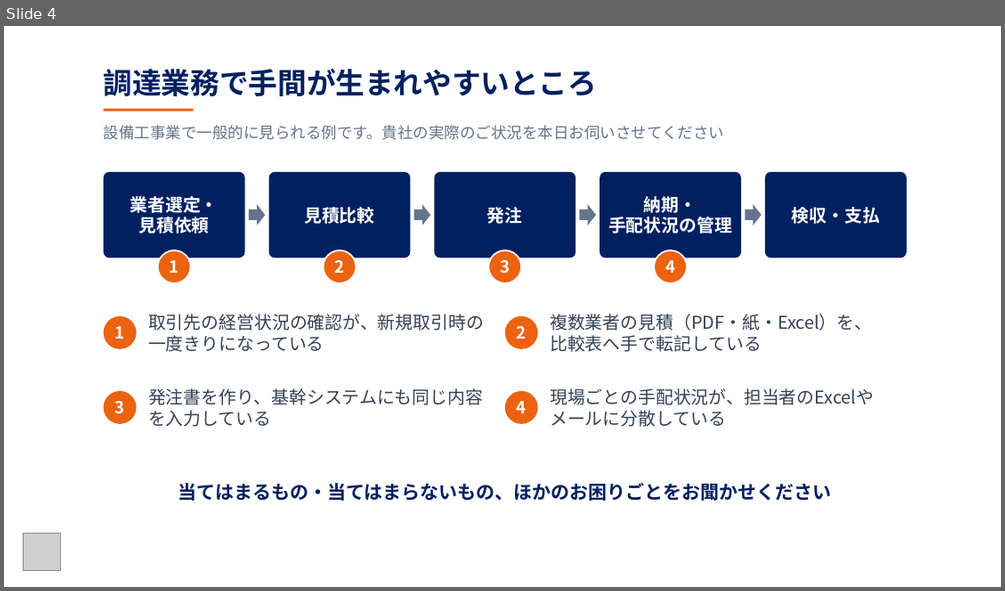
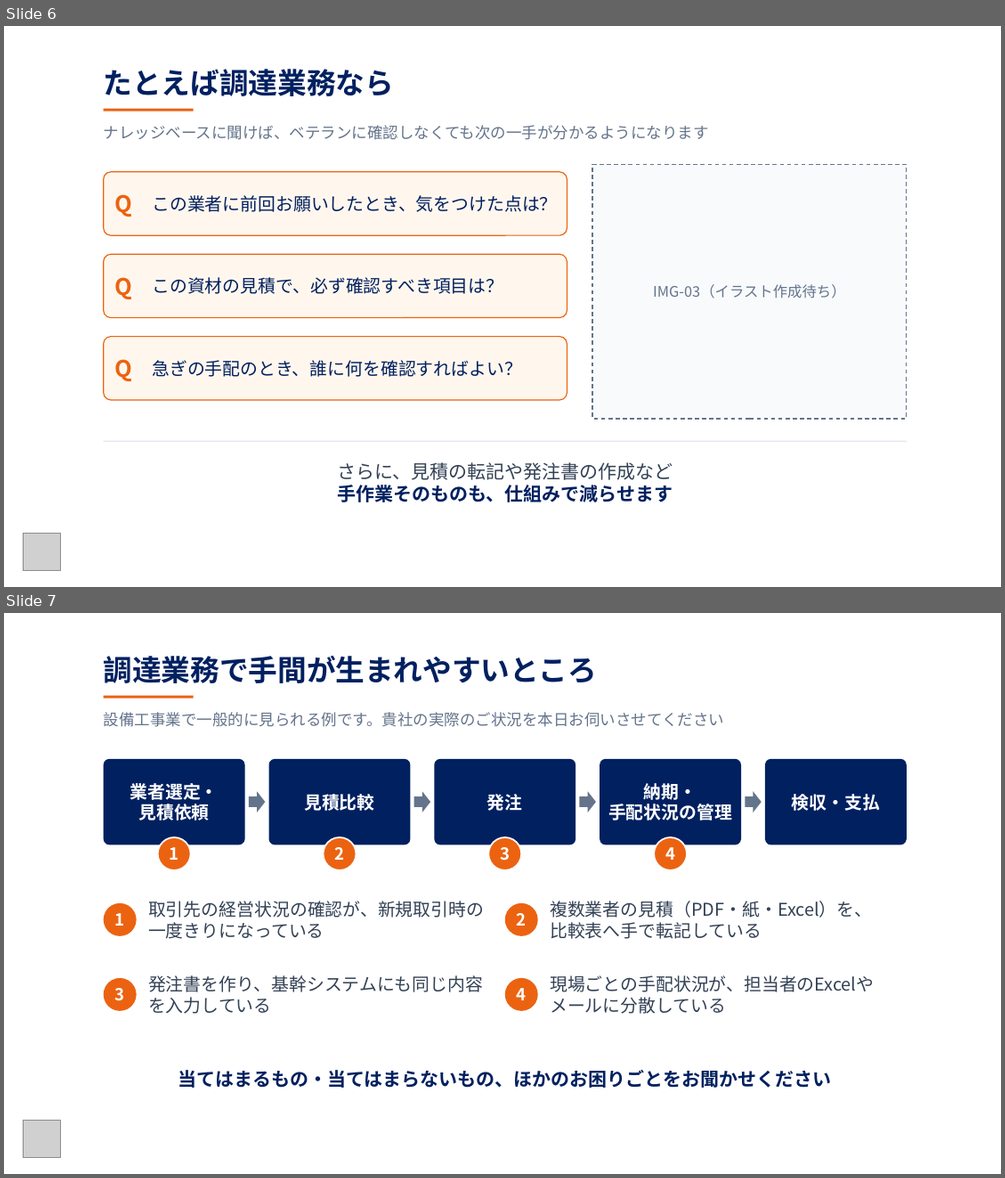
Before and after one commit to smiyagawa-code/-, a slide deck: tak-evac/outputs/TAKイーヴァック様_初回お打ち合わせ資料.pptx. Shown one above the other, each under a label of ours: slide 4 before the commit, slides 6 and 7 after it. The pictures are 1005x591 and 1005x1178 pixels, drawn with LibreOffice and Linux fonts; fonts in the diff are those of the drawing; grey boxes stand for pictures. Boxes give left, top, right and bottom in pixels: in the first picture for what was removed or moved away, otherwise in the second. Text is boxed around its words. In the diff, an @@ line names an element or a change of style, - is before the commit and + after.

```diff
--- a/tak-evac/outputs/TAKイーヴァック様_初回お打ち合わせ資料.pptx
+++ b/tak-evac/outputs/TAKイーヴァック様_初回お打ち合わせ資料.pptx
@@ slide 6 added at (4, 26, 1001, 587), background #FFFFFF @@
@@ text added at (104, 69, 394, 96), 28 pt, text #002060, bold @@
+たとえば調達業務なら
@@ line added from (104, 110) to (194, 110), #EB6311 2.5 pt @@
@@ text added at (104, 125, 709, 140), 15 pt, text #64748B @@
+ナレッジベースに聞けば、ベテランに確認しなくても次の一手が分かるようになります
@@ rounded rectangle added at (104, 172, 567, 235), fill #FFF7ED, outline #EB6311 1 pt @@
@@ rectangle added at (592, 164, 906, 418), fill #F8FAFC, outline #64748B 1 pt dashed @@
@@ text added at (114, 194, 132, 216), 22 pt, text #EB6311, bold @@
+Q
@@ text added at (152, 195, 558, 212), 17 pt, text #002060 @@
+この業者に前回お願いしたとき、気をつけた点は？
@@ rounded rectangle added at (104, 254, 567, 318), fill #FFF7ED, outline #EB6311 1 pt @@
@@ text added at (114, 277, 132, 299), 22 pt, text #EB6311, bold @@
+Q
@@ text added at (152, 277, 503, 294), 17 pt, text #002060 @@
+この資材の見積で、必ず確認すべき項目は？
@@ text added at (653, 284, 846, 298), 14 pt, text #64748B @@
+IMG-03（イラスト作成待ち）
@@ rounded rectangle added at (104, 337, 567, 400), fill #FFF7ED, outline #EB6311 1 pt @@
@@ text added at (114, 359, 132, 381), 22 pt, text #EB6311, bold @@
+Q
@@ text added at (152, 360, 522, 377), 17 pt, text #002060 @@
+急ぎの手配のとき、誰に何を確認すればよい？
@@ line added from (104, 441) to (906, 441), #E2E8F0 1 pt @@
@@ text added at (337, 462, 672, 502), 18 pt, text #334155 @@
+さらに、見積の転記や発注書の作成など
+手作業そのものも、仕組みで減らせます
@@ picture added at (23, 533, 60, 571) @@
@@ what was slide 4 is now slide 7 @@
```
Also in this commit, not shown: 5 slides changed, 2 other slides added, 4 other files.
